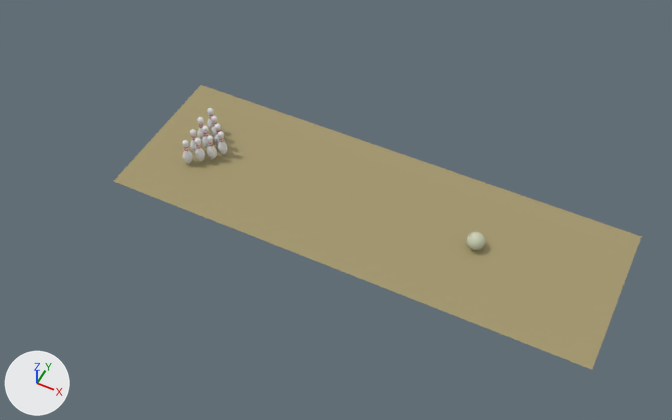
The Blender file Bowling Pin and Ball/Bowling Scene.blend: old version first, new version second.
Before and after are seen from a 50 mm lens placed at (1.62, -6.79, 8.23), pointed at (-1.68, -0.19, -0.02). The lights are fixed; the arrows at lower left show +X, +Y and +Z.

Names of what the first picture shows: 'Alley', 'Bowling Pin.004', 'Bowling Pin.006', 'Bowling Pin.008', 'Bowling Pin.009'.
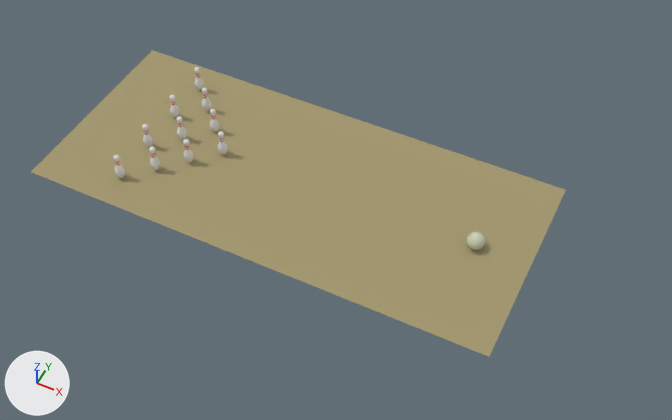
What the commit changed:
Object 'Alley' (ob_alley) moves from (-1.319, 0.0, 0.0) to (-2.319, 0.0, 0.0).
Object 'Alley' (ob_alley) is rescaled from (2.98, 1.0, 1.0) to (2.98, 1.32, 1.0).
Object 'Bowling Pin.004' (ob_bowling_pin_004) moves from (-3.426, -0.124, 0.0) to (-4.259, 0.905, 0.0).
Object 'Bowling Pin.006' (ob_bowling_pin_006) moves from (-3.65, -0.326, 0.0) to (-4.25, -0.905, 0.0).
Object 'Bowling Pin.008' (ob_bowling_pin_008) moves from (-3.701, 0.102, 0.0) to (-4.25, 0.305, 0.0).
Object 'Bowling Pin.009' (ob_bowling_pin_009) moves from (-3.667, -0.125, 0.0) to (-4.25, -0.305, 0.0).

Pixel boxes (x1, y1, x2, y2) of what changed, in the pictures (672 x 420 px):
'Alley', moved, rescaled (8% taller)
    before: (114, 85, 641, 370)
    after: (31, 50, 566, 357)
'Bowling Pin.006', moved
    before: (182, 140, 193, 164)
    after: (113, 155, 125, 178)
'Bowling Pin.004', moved
    before: (207, 135, 217, 159)
    after: (194, 67, 204, 91)
'Bowling Pin.009', moved
    before: (190, 129, 197, 153)
    after: (142, 124, 153, 148)
'Bowling Pin.008', moved
    before: (197, 117, 204, 140)
    after: (169, 94, 179, 118)
